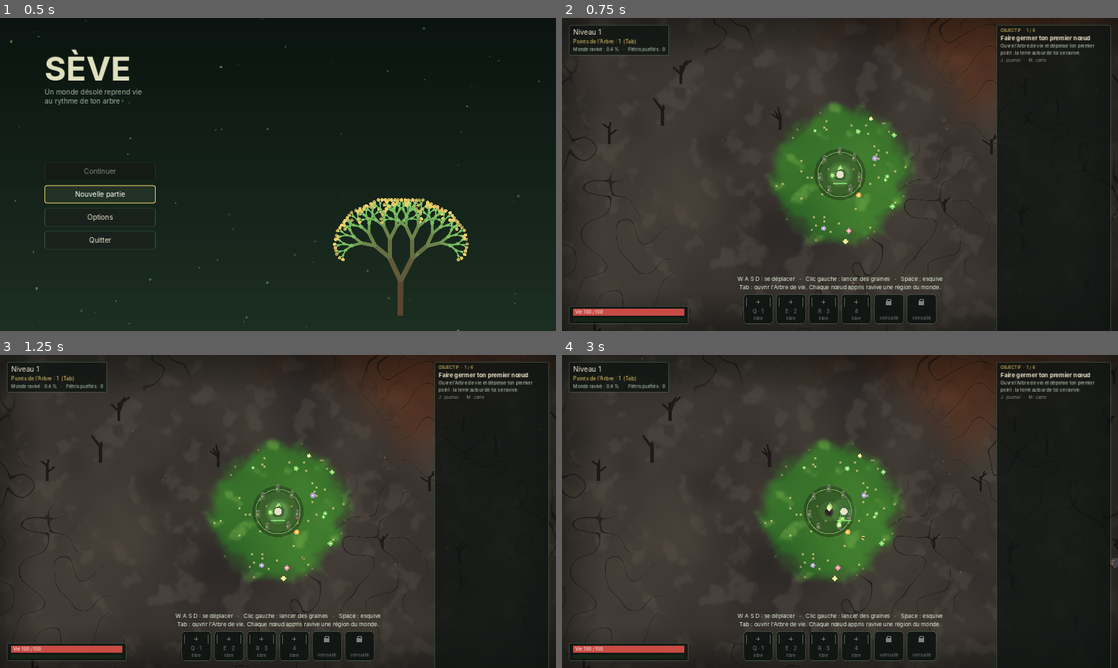
Above: before the commit, frames 1-4 (two rows, left to right).
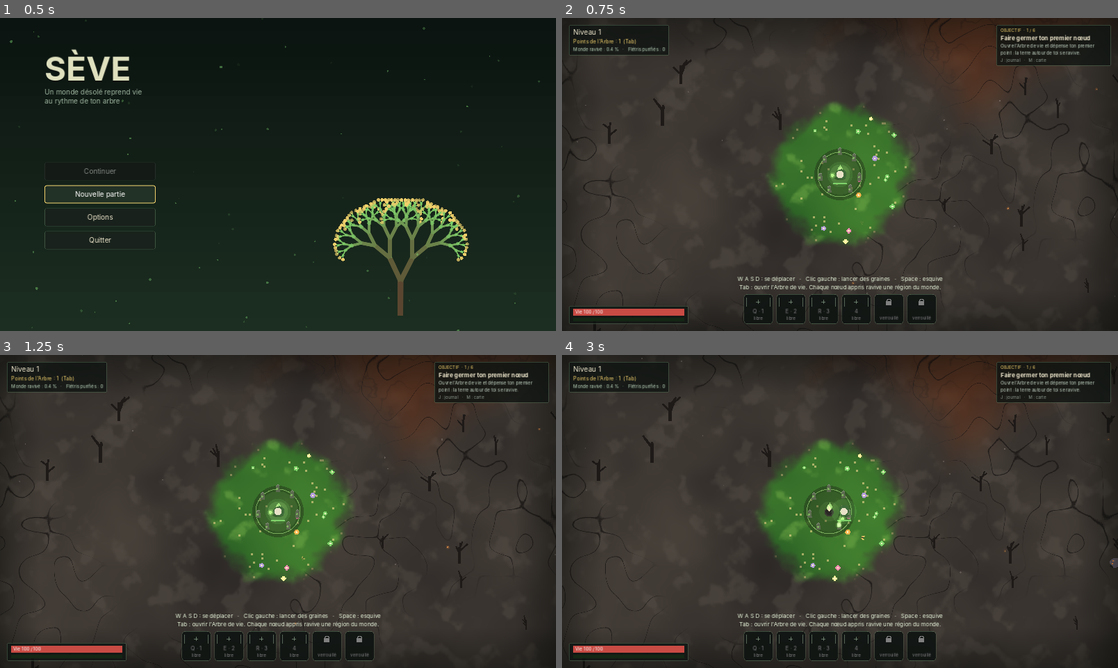
Above: after the commit, the same moments.

Repository: Dranto/Tree
Game: Godot game, scene res://scenes/title.tscn
Two runs of this game, one before a commit and one after it. Both use one fixed random seed, a clock stepped at 60 frames per second and the inputs below.
Inputs (mouse positions are in pixels of both pictures, inside the frame that each line leads up to):
- Up to frame 1 (0.5 s): no input
- Up to frame 2 (0.75 s): click "Nouvelle partie" at 0.5 s
- Up to frame 3 (1.25 s): no input
- Up to frame 4 (3 s): tap Enter at 1.25 s; drag from (756, 646) to (895, 442) at 1.27 s; drag from (789, 646) to (812, 574) at 2.02 s; move the mouse to (823, 646) at 2.77 s; hold D (move_right) from 2.78 s (still down); tap 1 (slot_1) at 2.85 s; click (823, 646) at 2.92 s

Frame 1 is identical in both runs. In frame 2, 15% of the frame differs, in the area x 78-99%, y 14-100%; in frame 3, 15%; in frame 4, 15%.

Commit message:
Jalon 4 : cadre d'objectif recalé sur son contenu, bandeau ajusté au texte ; références visuelles régénérées
Après la fusion, le suivi d'objectif pouvait rester haut comme l'écran (étiquettes repliées
mesurées trop hautes au premier affichage), et le bandeau pleine largeur chevauchait
« J : journal · M : carte ». Références régénérées pour l'ensemble du jalon 4.

Co-Authored-By: Claude Opus 5.5 <noreply@anthropic.com>
Claude-Session: https://claude.ai/code/session_01H7XDvvnbZPH8mNbZoLYEEU

Diff:
--- a/godot/scripts/hud.gd
+++ b/godot/scripts/hud.gd
@@ -269,7 +269,10 @@
 	_banner.horizontal_alignment = HORIZONTAL_ALIGNMENT_CENTER
 	_banner.add_theme_font_size_override("font_size", 24)
 	_banner.add_theme_color_override("font_color", Color(0.95, 0.92, 0.75))
-	_banner.set_anchors_and_offsets_preset(Control.PRESET_TOP_WIDE)
+	# Le cadre épouse le texte, centré : un cadre pleine largeur passait sous le suivi des
+	# objectifs (en haut à droite) et l'audit d'interface y voyait un chevauchement.
+	_banner.set_anchors_preset(Control.PRESET_CENTER_TOP)
+	_banner.grow_horizontal = Control.GROW_DIRECTION_BOTH
 	_banner.offset_top = 140
 	_banner.offset_bottom = 180
 	add_child(_banner)
@@ -330,7 +333,11 @@
 		slot.name_label.add_theme_color_override("font_color", Color(0.85, 0.9, 0.85) if slot.state == Slot.SKILL else dim)
 		slot.refresh()
 
-	_banner.text = banner_text
+	if _banner.text != banner_text:
+		_banner.text = banner_text
+		var w := _banner.get_minimum_size().x
+		_banner.offset_left = -w / 2.0
+		_banner.offset_right = w / 2.0
 	_banner.modulate.a = clampf(banner_time, 0.0, 1.0)
 
 	var show_hint := hint_time > 0.0 and Settings.show_hints
--- a/godot/scripts/objective_tracker.gd
+++ b/godot/scripts/objective_tracker.gd
@@ -90,6 +90,10 @@
 
 func _process(delta: float) -> void:
 	t += delta
+	# Une étiquette qui se replie peut annoncer une hauteur trop grande avant son premier
+	# affichage : le cadre se recale sur son contenu dès qu'il est trop haut.
+	if _panel.size.y > _panel.get_combined_minimum_size().y + 1.0:
+		_panel.reset_size()
 	# Le texte du compteur suit les drapeaux sans attendre un changement de liste.
 	var o: Dictionary = Objectives.current()
 	if not o.is_empty():
Binary file changed: godot/tests/visual/reference/arbre_progression.png
Binary file changed: godot/tests/visual/reference/arene_ouverte.png
Binary file changed: godot/tests/visual/reference/boss_fouets.png
Binary file changed: godot/tests/visual/reference/boss_fouets_frappe.png
Binary file changed: godot/tests/visual/reference/boss_invocation.png
Binary file changed: godot/tests/visual/reference/boss_phase3.png
Binary file changed: godot/tests/visual/reference/boss_racines.png
Binary file changed: godot/tests/visual/reference/boss_vaincu.png
Binary file changed: godot/tests/visual/reference/boss_volee.png
Binary file changed: godot/tests/visual/reference/carte_1280x720.png
Binary file changed: godot/tests/visual/reference/carte_1920x1080.png
Binary file changed: godot/tests/visual/reference/carte_2560x1440.png
(and 26 more such lines)
